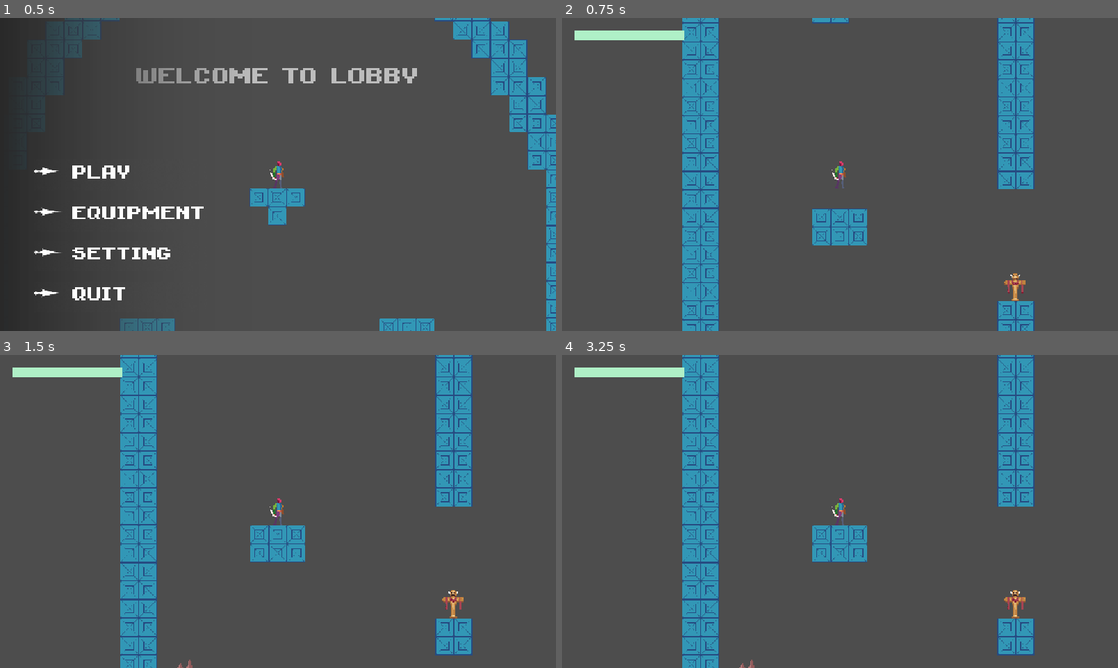
Above: before the commit, frames 1-4 (two rows, left to right).
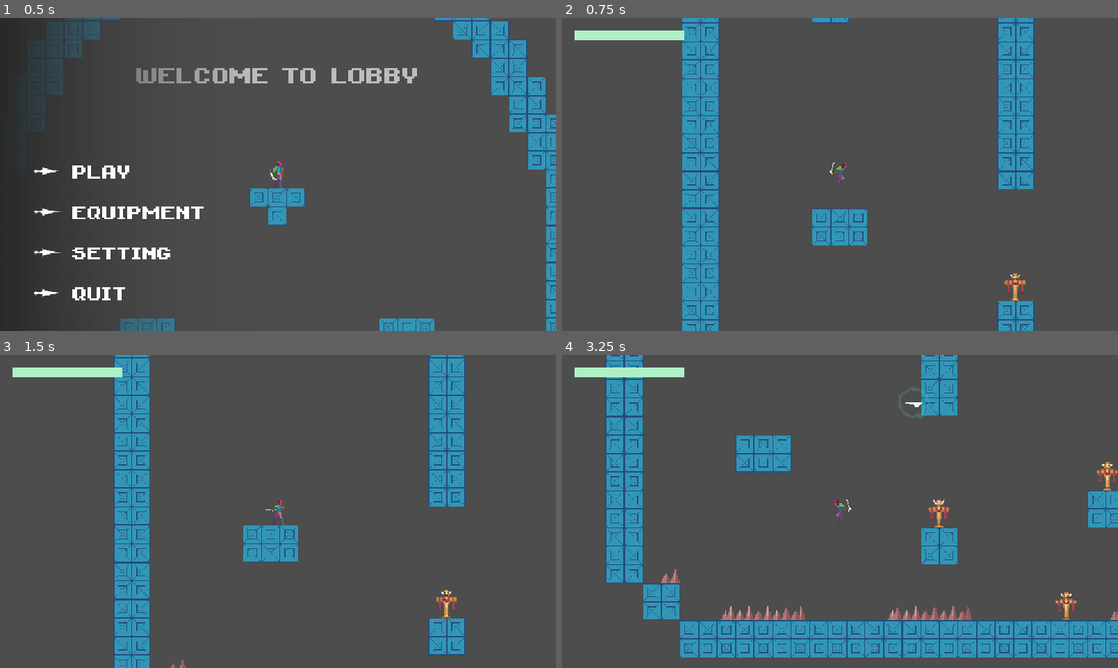
Above: after the commit, the same moments.

Repository: jbradlim08/MindBlade
Game: Godot game, scene res://scene/game/main_menu.tscn
Two runs of this game, one before a commit and one after it. Both use one fixed random seed, a clock stepped at 60 frames per second and the inputs below.
Inputs (mouse positions are in pixels of both pictures, inside the frame that each line leads up to):
- Up to frame 1 (0.5 s): no input
- Up to frame 2 (0.75 s): click (684, 174) at 0.5 s
- Up to frame 3 (1.5 s): tap Enter at 1.25 s; move the mouse to (400, 495) at 1.27 s; hold D (right) from 1.28 s (still down); click (400, 495) at 1.35 s
- Up to frame 4 (3.25 s): tap Space (jump) at 1.52, 2.27 s; move the mouse to (728, 527) at 2.02 s; tap Middle mouse button (middle-mouse) at 2.1 s; click (728, 527) at 2.17 s; move the mouse to (895, 442) at 2.77 s; release D (right) at 2.78 s; hold A (left) from 2.78 s (still down); right-click (895, 442) at 2.85 s; click (895, 442) at 2.92 s

Frame 1 is identical in both runs. In frame 2, 0.1% of the frame differs, in the area x 48-52%, y 45-55%; in frame 3, 7.4%; in frame 4, 30%, in the area x 7-100%, y 0-100%.

Commit message:
Fix bug when throw, the crosshair is not displayed - by add super() in throw() function in 'vier' scene

Diff:
--- a/Scene/shockwave.tscn
+++ b/Scene/shockwave.tscn
@@ -1,6 +1,6 @@
 [gd_scene load_steps=5 format=3 uid="uid://dvtpjoe1tnkii"]
 
-[ext_resource type="Texture2D" uid="uid://d301x1n1m4tae" path="res://asset/art/vfx/Shockwave.png" id="1_vtvqb"]
+[ext_resource type="Texture2D" uid="uid://d301x1n1m4tae" path="res://asset/art/vfx/shockwave.png" id="1_vtvqb"]
 
 [sub_resource type="Animation" id="Animation_3hh7n"]
 length = 0.001
--- a/character/base_player.gd
+++ b/character/base_player.gd
@@ -241,24 +241,26 @@
 	print('player die')
 #endregion
 
-#region Auxiliary
+#region Auxiliary Function
 func has_orbitting_blade() -> bool:
 	for blade in blades:
 		if blade.cur_state == Blade.BladeState.ORBIT:
 			return true
 	return false
-
-func final_dmg() -> int:
+#endregion
+
+#region Damage
+func crit_damage() -> float:
 	var crit_chance = DataManager.player_crit_chance
 	if randf() < crit_chance:
-		# freeze the game a bit
+		# freeze the game for a while
 		SignalManager.on_player_crit.emit()
-		return DataManager.get_player_dmg() * DataManager.get_player_crit_multiplier()
-
-	return DataManager.get_player_dmg()
-#endregion
-
-#region HealthPoint
+		return DataManager.get_player_crit_multiplier()
+	return 1.0
+
+func final_damage() -> int:
+	return DataManager.get_player_dmg() * crit_damage()
+
 func take_damage(dmg: int, enemy_pos: Vector2) -> void:
 	if can_hurt:
 		self.enemy_pos = enemy_pos
@@ -270,12 +272,13 @@
 
 #endregion
 
-#region Signal
+#region Who I Hit
 func _on_hitbox_area_entered(area: Area2D) -> void:
 	if area.is_in_group("enemy_hurt"):
-		area.get_parent().take_damage(final_dmg(), global_position)
-
-
+		area.get_parent().take_damage(final_damage(), global_position)
+#endregion
+
+#region When Danger Hit Me
 func _on_hurtbox_body_entered(body: Node2D) -> void:
 	if body.is_in_group("danger") and can_hurt:
 		check_danger(check_danger_collision_pos())
--- a/character/vier/vier.gd
+++ b/character/vier/vier.gd
@@ -8,6 +8,7 @@
 	super(delta)
 
 func throw() -> void:
+	super()
 	for blade in blades:
 		if blade.cur_state == Blade.BladeState.ORBIT:
 			blade.set_target(get_global_mouse_position())
--- a/character/vier/vier.tscn
+++ b/character/vier/vier.tscn
@@ -9,7 +9,7 @@
 size = Vector2(10, 46)
 
 [sub_resource type="RectangleShape2D" id="RectangleShape2D_oboqb"]
-size = Vector2(38, 42)
+size = Vector2(38, 44)
 
 [sub_resource type="RectangleShape2D" id="RectangleShape2D_wglvv"]
 size = Vector2(12, 48)
--- a/enemy/ground/dummy.tscn
+++ b/enemy/ground/dummy.tscn
@@ -10,11 +10,10 @@
 
 [sub_resource type="CapsuleShape2D" id="CapsuleShape2D_h0msb"]
 radius = 8.0
-height = 48.0
+height = 50.0
 
 [sub_resource type="CapsuleShape2D" id="CapsuleShape2D_e5t8v"]
-radius = 7.0
-height = 48.0
+height = 52.0
 
 [sub_resource type="Animation" id="Animation_3fr5b"]
 length = 0.001
--- a/scene/air.tscn
+++ b/scene/air.tscn
@@ -1,6 +1,6 @@
 [gd_scene load_steps=5 format=3 uid="uid://c0wpg4qwd8ddh"]
 
-[ext_resource type="Texture2D" uid="uid://i42b853nx24x" path="res://asset/art/vfx/Air.png" id="1_dgpm4"]
+[ext_resource type="Texture2D" uid="uid://i42b853nx24x" path="res://asset/art/vfx/air.png" id="1_dgpm4"]
 
 [sub_resource type="Animation" id="Animation_yl0po"]
 length = 0.001
--- a/scene/crosshair.tscn
+++ b/scene/crosshair.tscn
@@ -1,7 +1,7 @@
 [gd_scene load_steps=7 format=3 uid="uid://7aifh25dynth"]
 
 [ext_resource type="Script" uid="uid://bt1tvjg5tmu6u" path="res://script/crosshair.gd" id="1_hb01m"]
-[ext_resource type="Texture2D" uid="uid://dv3iqi78fnlnd" path="res://asset/art/miscallenous/crosshair.png" id="1_vfinm"]
+[ext_resource type="Texture2D" uid="uid://dv3iqi78fnlnd" path="res://asset/art/vfx/crosshair.png" id="1_vfinm"]
 
 [sub_resource type="Animation" id="Animation_hb01m"]
 length = 0.001
--- a/scene/game/level.tscn
+++ b/scene/game/level.tscn
@@ -54,8 +54,7 @@
 
 [node name="PlayerUI" parent="CanvasLayer" instance=ExtResource("6_bddx0")]
 
-[node name="Vier" parent="." node_paths=PackedStringArray("danger_tilemap") groups=["player"] instance=ExtResource("2_jnrmd")]
+[node name="Vier" parent="." groups=["player"] instance=ExtResource("2_jnrmd")]
 position = Vector2(273, 224)
-danger_tilemap = NodePath("../Danger")
 
 [node name="Camera" parent="Vier" instance=ExtResource("8_u2b8d")]
--- /dev/null
+++ b/scene/slash.tscn
@@ -0,0 +1,8 @@
+[gd_scene load_steps=2 format=3 uid="uid://dkhac2hla5dgq"]
+
+[sub_resource type="SpriteFrames" id="SpriteFrames_gbm8h"]
+
+[node name="Slash" type="Node2D"]
+
+[node name="AnimatedSprite2D" type="AnimatedSprite2D" parent="."]
+sprite_frames = SubResource("SpriteFrames_gbm8h")
--- a/script/all_scene.gd
+++ b/script/all_scene.gd
@@ -4,11 +4,8 @@
 # Called when the node enters the scene tree for the first time.
 func _ready() -> void:
 	SignalManager.on_player_crit.connect(freeze_game)
+	GameManager.can_get_input = true
 
-
-# Called every frame. 'delta' is the elapsed time since the previous frame.
-func _process(delta: float) -> void:
-	pass
 
 func freeze_game() -> void:
 	print('game freeze')
--- a/script/object_container.gd
+++ b/script/object_container.gd
@@ -15,6 +15,7 @@
 	call_deferred("add_child", sw)
 
 func spawn_crosshair(pos: Vector2, has_blade: bool) -> void:
+	print('spawn crosshair')
 	var ch = CROSSHAIR.instantiate()
 	add_child(ch)
 
--- a/script/trail.gd
+++ b/script/trail.gd
@@ -10,7 +10,6 @@
 	position = Vector2(0, 0)
 
 func _process(delta) -> void:
-	print('trail is active')
 	pos = object.global_position
 	queue.push_front(pos)
 
Not shown, changed: asset/art/vfx/Shockwave.png.import
Renamed: asset/art/miscallenous/crosshair.aseprite -> asset/art/vfx/crosshair.aseprite
Renamed: asset/art/miscallenous/crosshair.png -> asset/art/vfx/crosshair.png
Not shown, changed: asset/art/vfx/crosshair.png.import
Binary file added: asset/art/vfx/slash.aseprite
Binary file added: asset/art/vfx/slash.png
Not shown, changed: asset/art/vfx/slash.png.import
